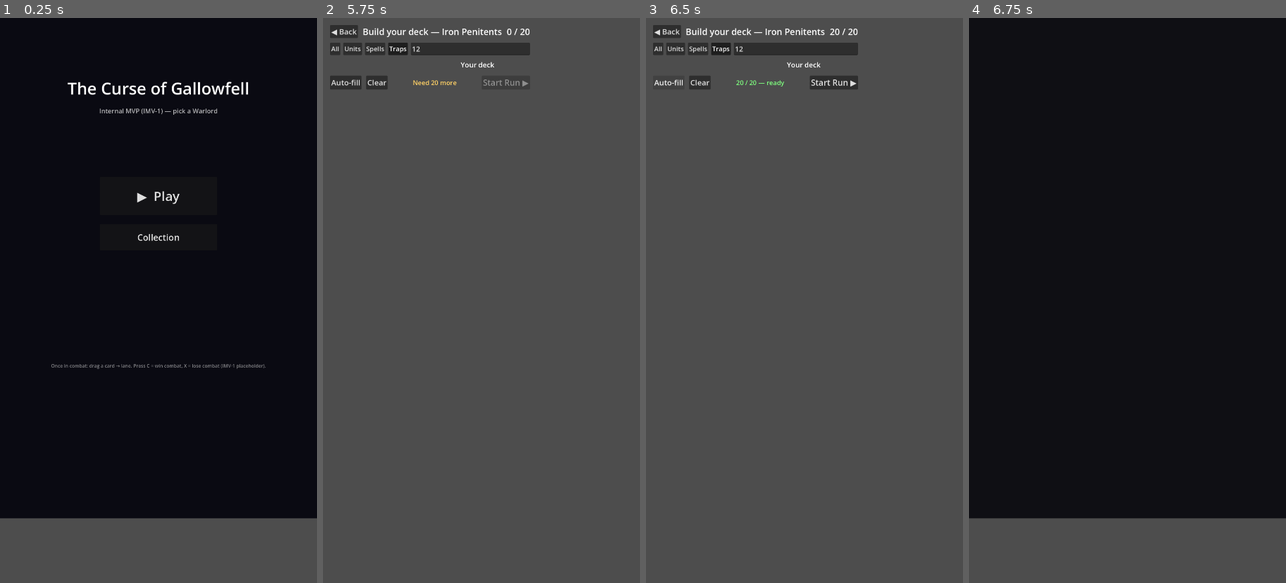
Above: before the commit, frames 1-4 (left to right).
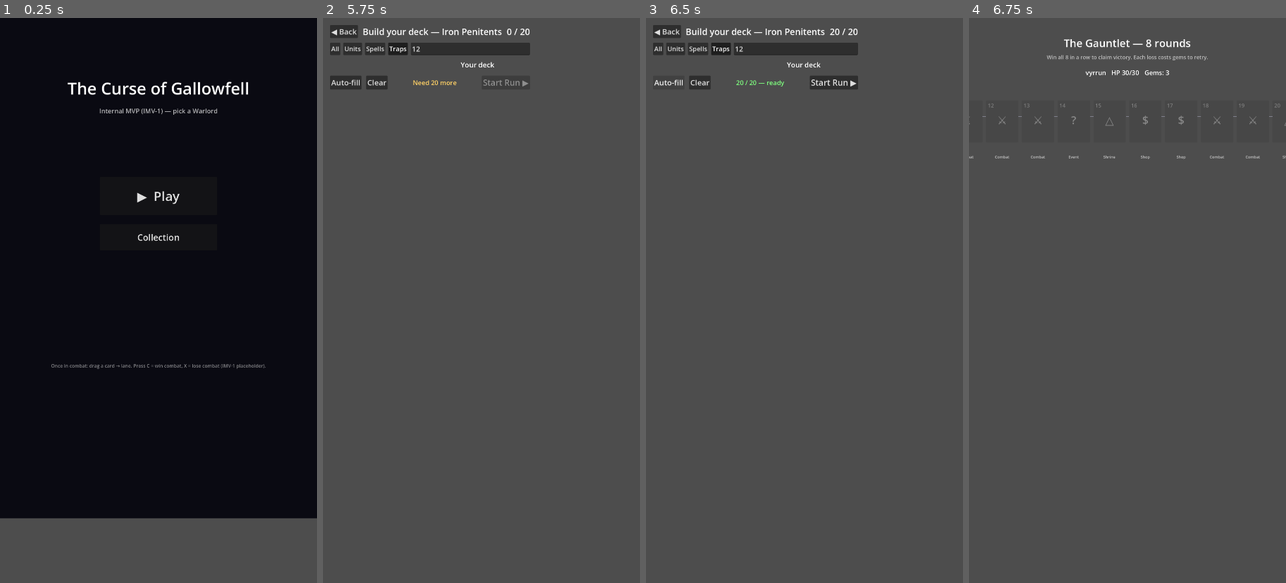
Above: after the commit, the same moments.

Repository: Gonzo8285/MobileGame
Game: Godot game, scene res://scenes/run_controller.tscn
The game is run twice, just before and just after one commit, with the same random seed, the same clock (stepped at 60 frames per second) and the same inputs.
Inputs (mouse positions are in pixels of both pictures, inside the frame that each line leads up to):
- Up to frame 1 (0.25 s): no input
- Up to frame 2 (5.75 s): click "▶ Play" at 0.5 s; click "Penance-Captain Vyrrun Iron P…" at 1.25 s; click (468, 46) at 2.02 s; type "12" at 2.1 s; click "All" at 2.75 s; click "Units" at 3.5 s; click "Spells" at 4.25 s; click "Traps" at 5 s
- Up to frame 3 (6.5 s): click "Auto-fill" at 5.75 s
- Up to frame 4 (6.75 s): click "Start Run ▶" at 6.5 s

Frames 1-3 are identical in both runs. In frame 4, 88% of the frame differs, in the area x 0-100%, y 0-89%.
Error before the commit: Parse Error: Cannot infer the type of "rng" variable because the value doesn't have a set type. (res://src/runtime/map_generator.gd:172)

Commit message:
feat(map): branching DAG generator; generate() now branches (BM-2/BM-6)
generate() -> generate_branching(): a Slay-the-Spire-style layered DAG (12
depths, rows 2-4 wide, START@0 COMBAT, BOSS@11 terminal, edges forward 1-2/node,
no orphans, all reach BOSS). Guarantees a full SHOP row + full REST row
(per-path), an ELITE gate ~depth 8, depth-1 on-ramp. Each combat/elite node gets
an EncounterArchetype, chosen to differ from every parent -> no back-to-back
archetype on any path. Deterministic per (chapter, seed).

generate_linear() kept for back-compat. map_test rewritten for the branching
graph (validate clean, per-path shop/rest, elite gate, no repeats, determinism,
GameState nav walks children to boss) + a generate_linear back-compat check.
e2e AS4 updated (branching graph, not 8 nodes). Suite 17/17 green.

Co-Authored-By: Claude Opus 4.8 <noreply@anthropic.com>

Diff:
--- a/game/src/runtime/map_generator.gd
+++ b/game/src/runtime/map_generator.gd
@@ -169,8 +169,8 @@
 					candidates.append(aid)
 			if candidates.is_empty():
 				candidates = arch_ids
-			var rng := node.make_rng(graph.seed_value)
-			node.encounter_id = candidates[rng.randi() % candidates.size()]
+			var node_rng: RandomNumberGenerator = node.make_rng(graph.seed_value)
+			node.encounter_id = candidates[node_rng.randi() % candidates.size()]
 
 
 # ============================================================================
